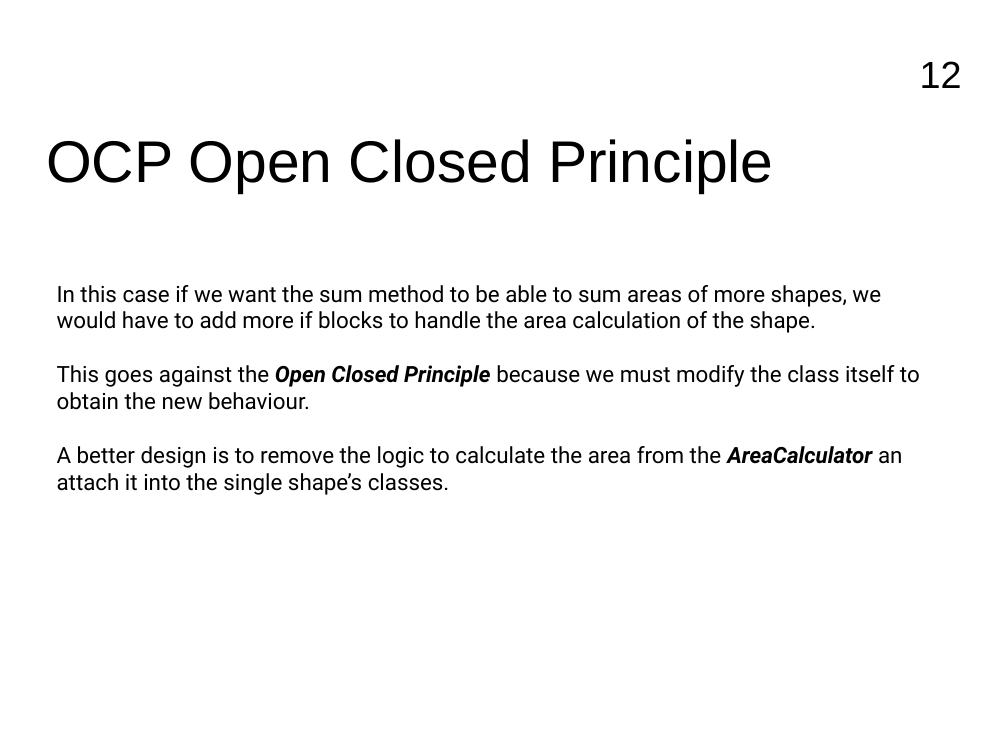
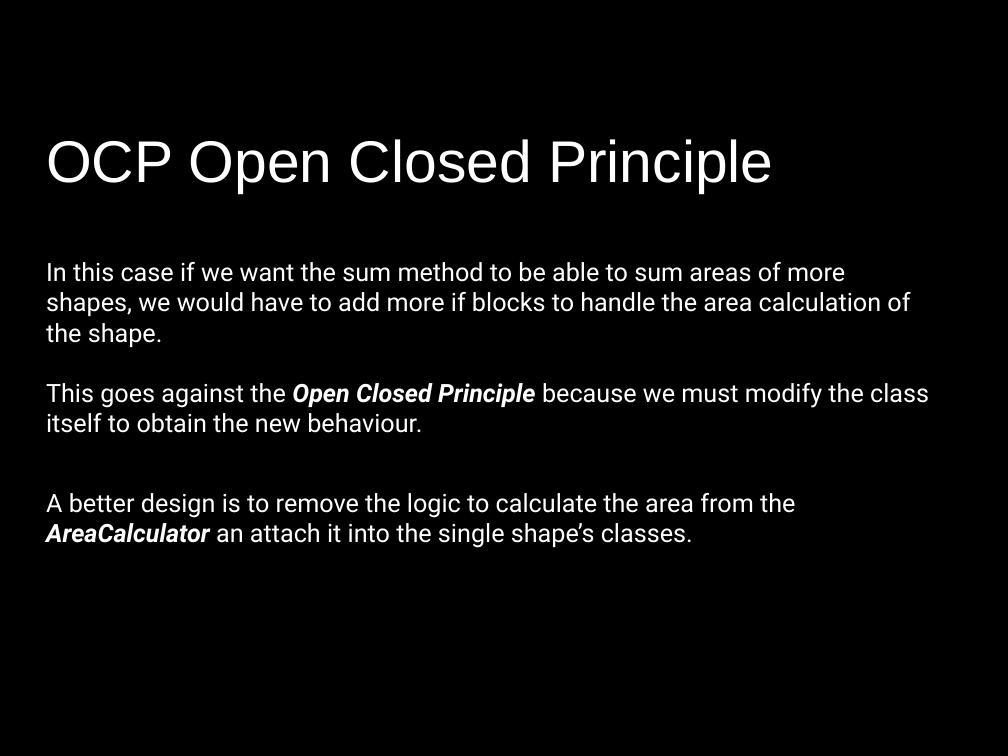
Before and after one commit to FrancoMelandri/SOLID, a slide deck: slide 12 of docs/solid.pptx. Drawn at 1008x756 pixels with LibreOffice and Linux fonts; fonts in the diff are those of the drawing. Boxes give left, top, right and bottom in pixels: in the first picture for what was removed or moved away, otherwise in the second. Text is boxed around its words. In the diff, an @@ line names an element or a change of style, - is before the commit and + after.

```diff
--- a/docs/solid.pptx
+++ b/docs/solid.pptx
@@ background #FFFFFF to #000000 @@
@@ page number removed at bbox=[920, 61, 962, 88] @@
-12
@@ text "OCP Open Closed Principle" at bbox=[46, 139, 773, 193]: text colour #000000 to #FFFFFF @@
@@ text "In this case if we ...": place and size @@
-text "In this case if we ..." at bbox=[57, 285, 920, 495]
+text "In this case if we ..." at bbox=[46, 262, 910, 316]
@@ text "In this case if we ..." at bbox=[46, 262, 910, 316]: size 16 to 18 pt, text colour #000000 to #FFFFFF @@
@@ text added at bbox=[46, 383, 929, 433], 18 pt, text #FFFFFF @@
+This goes against the Open Closed Principle because we must modify the class itself to obtain the new behaviour.
@@ text at bbox=[57, 365, 920, 495]: paragraphs removed @@
-This goes against the Open Closed Principle because we must modify the class itself to obtain the new behaviour.
-A better design is to remove the logic to calculate the area from the AreaCalculator an attach it into the single shape’s classes.
@@ text added at bbox=[46, 493, 795, 548], 18 pt, text #FFFFFF @@
+A better design is to remove the logic to calculate the area from the AreaCalculator an attach it into the single shape’s classes.
```
Also in this commit, not shown: 52 other slides changed.
